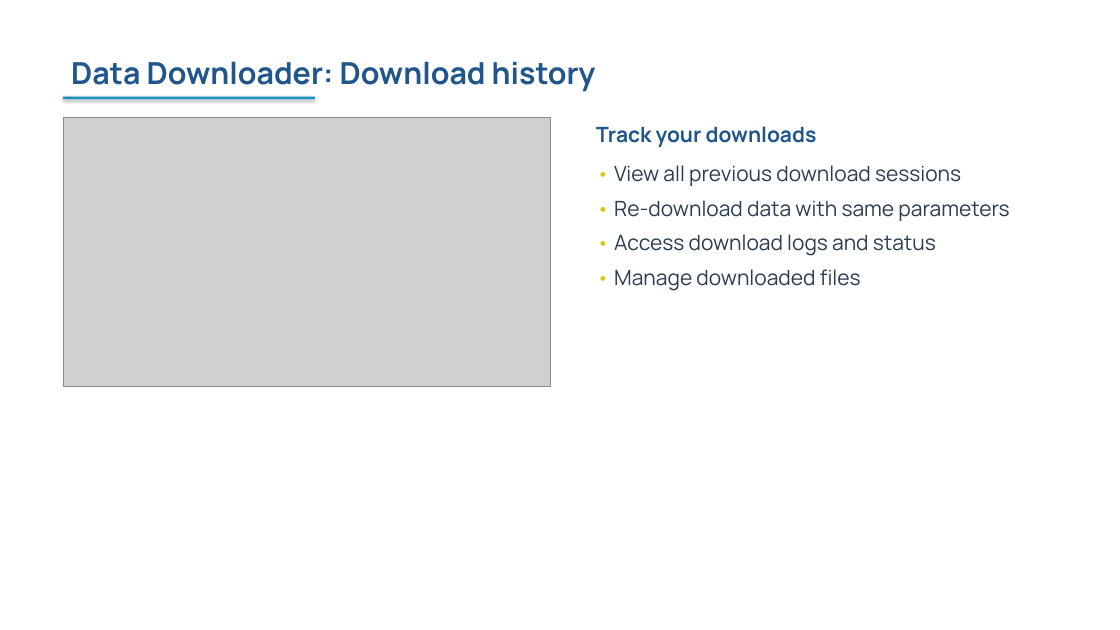
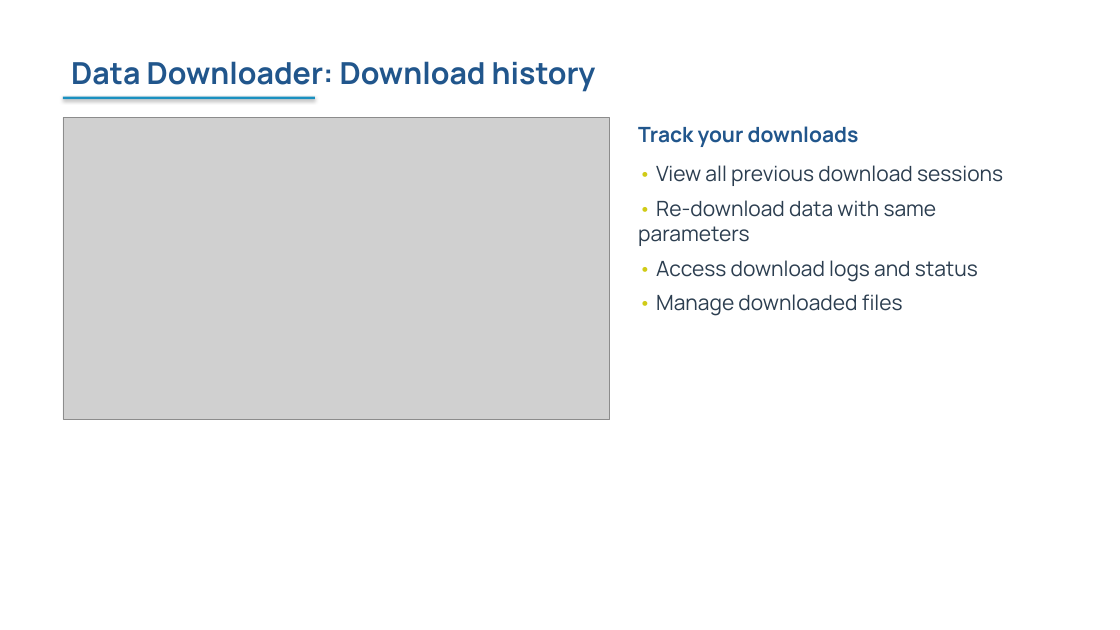
Before and after one commit to FASTR-Analytics/fastr-resource-hub, a slide deck: slide 24 of outputs/2026-zambia_deck.pptx. Drawn at 1120x630 pixels with LibreOffice and Linux fonts; fonts in the diff are those of the drawing; grey boxes stand for pictures. Boxes give left, top, right and bottom in pixels: in the first picture for what was removed or moved away, otherwise in the second. Text is boxed around its words. In the diff, an @@ line names an element or a change of style, - is before the commit and + after.

```diff
--- a/outputs/2026-zambia_deck.pptx
+++ b/outputs/2026-zambia_deck.pptx
@@ picture: place and size @@
-picture at bbox=[63, 118, 550, 387]
+picture at bbox=[63, 118, 609, 419]
@@ text "Track your downloads" rewrapped from bbox=[596, 126, 1009, 291] to bbox=[638, 126, 1003, 316] @@
```
Also in this commit, not shown: 20 other slides changed, 7 other files.
